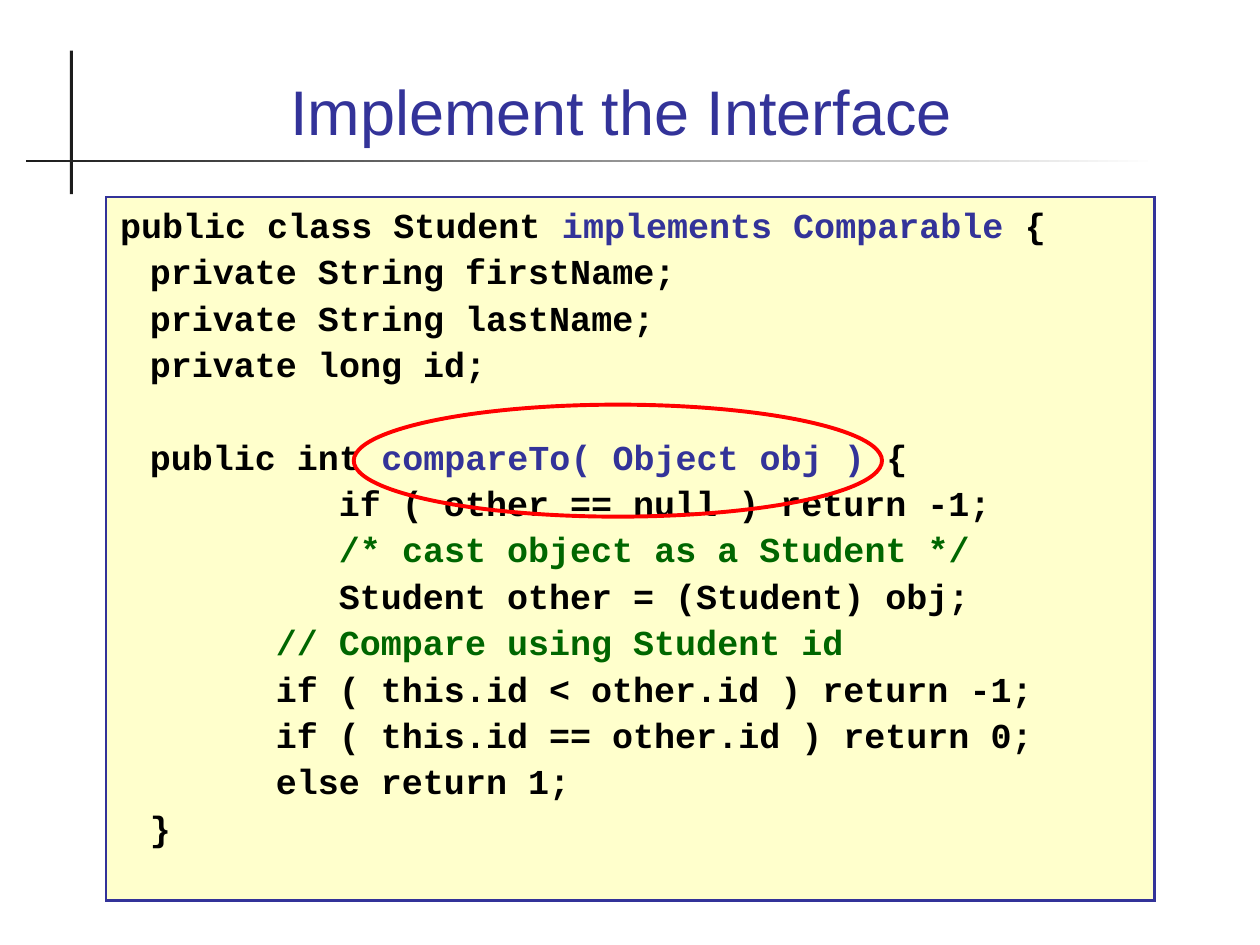
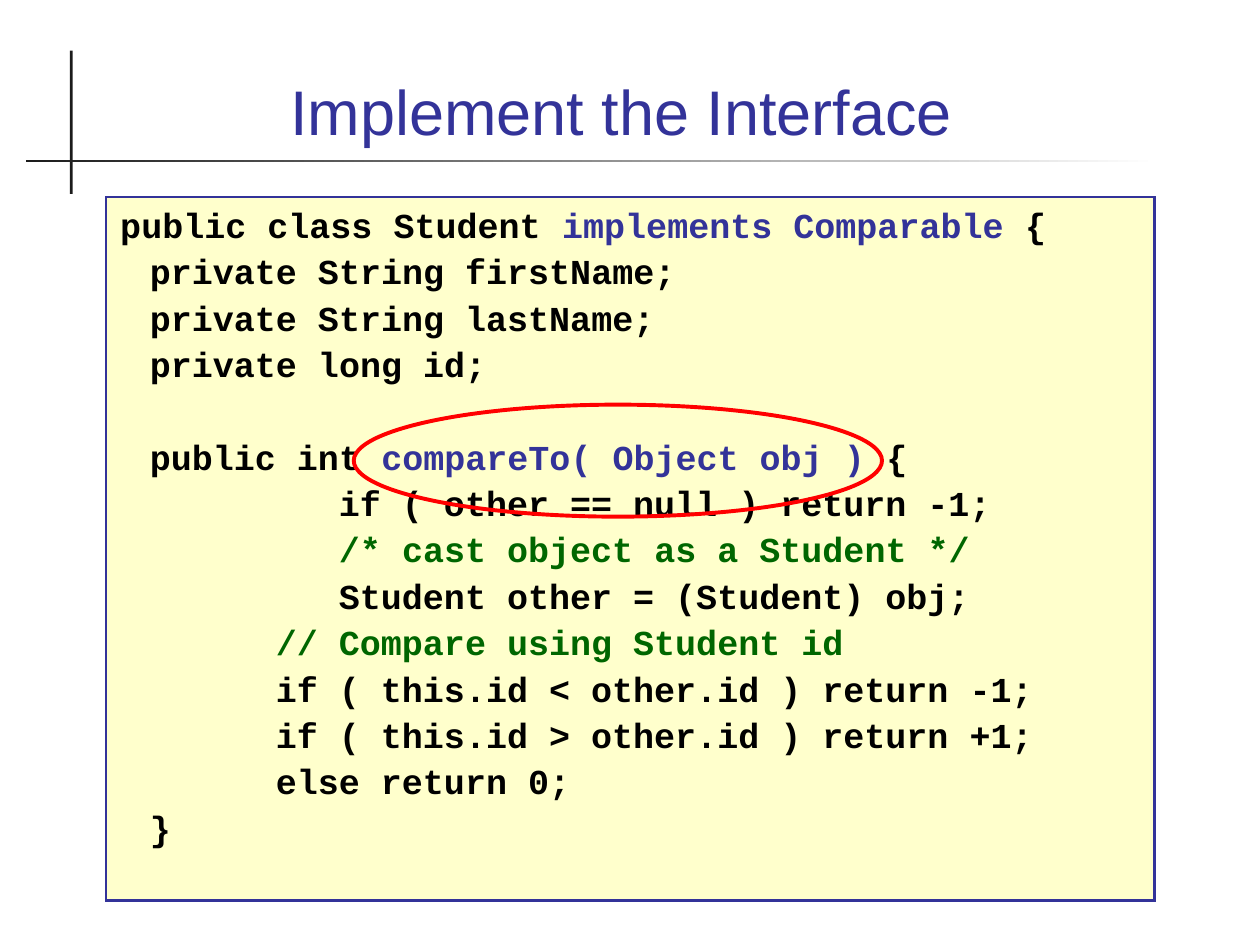
Before and after one commit to skeoop/skeoop.github.io, a slide deck: slide 14 of week2/2-Interfaces.ppt. Drawn at 1260x945 pixels with LibreOffice and Linux fonts; fonts in the diff are those of the drawing. Boxes give left, top, right and bottom in pixels: in the first picture for what was removed or moved away, otherwise in the second. Text is boxed around its words. In the diff, an @@ line names an element or a change of style, - is before the commit and + after.

```diff
--- a/week2/2-Interfaces.ppt
+++ b/week2/2-Interfaces.ppt
@@ text at bbox=[276, 723, 1033, 801]: text changed @@
-if ( this.id == other.id ) return 0;
-else return 1;
+if ( this.id > other.id ) return +1;
+else return 0;
```
Also in this commit, not shown: 30 other slides changed, 1 slide removed, 3 other files.
